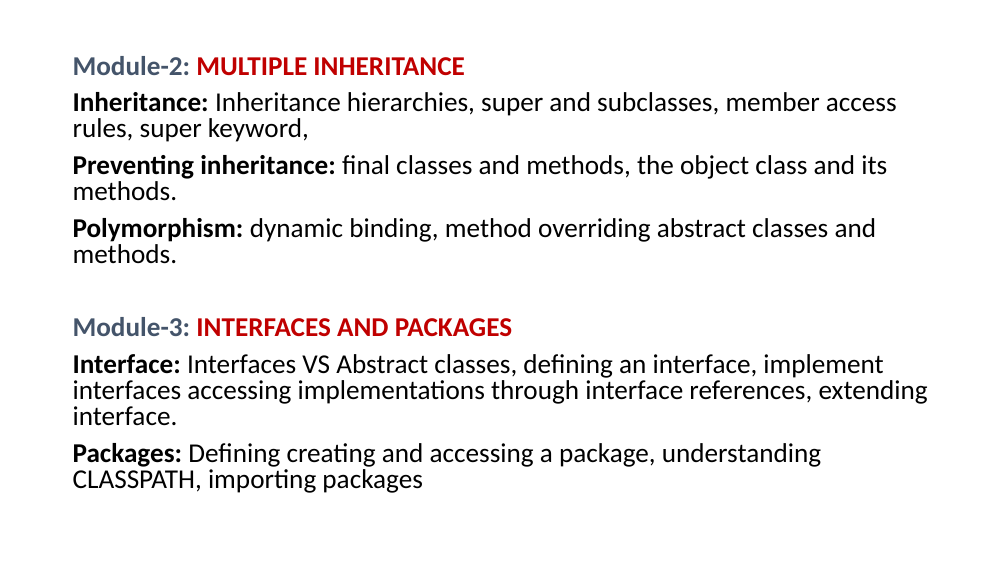
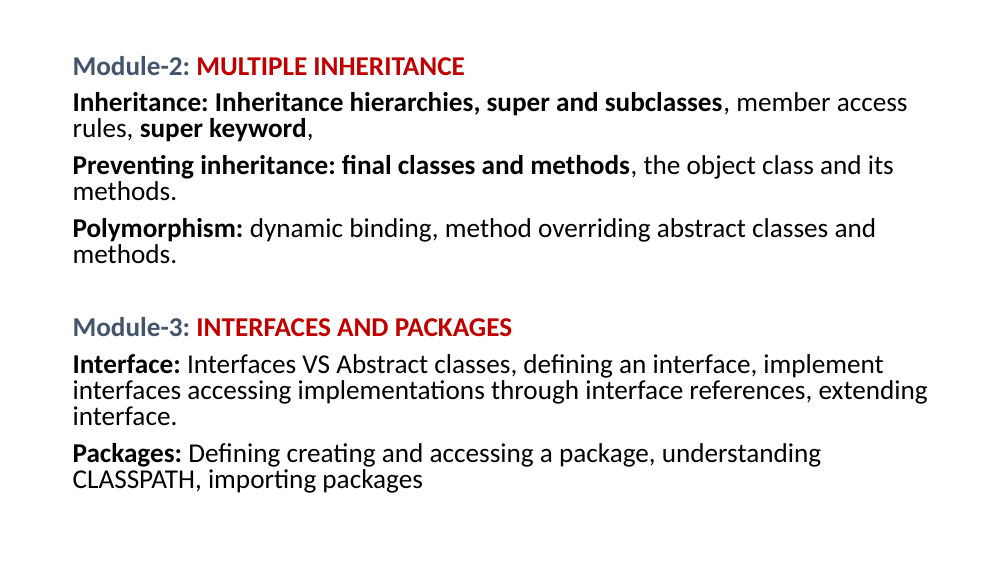
Before and after one commit to PRAMOD-VISHNU-NAIK/MCA-2nd-Sem-Shridevi-College, a slide deck: slide 44 of Theory Class-Notes/New.pptx (slide 2 before the commit). Drawn at 1008x567 pixels with LibreOffice and Linux fonts; fonts in the diff are those of the drawing. Boxes give left, top, right and bottom in pixels: in the first picture for what was removed or moved away, otherwise in the second. Text is boxed around its words. In the diff, an @@ line names an element or a change of style, - is before the commit and + after.

```diff
--- a/Theory Class-Notes/New.pptx
+++ b/Theory Class-Notes/New.pptx
@@ text at bbox=[73, 92, 908, 201]: bold on in "Inheritance hierarchies, super and subclasses, super keyword ...", "final classes and methods," @@
```
Also in this commit, not shown: 15 slides added, 2 other files.
